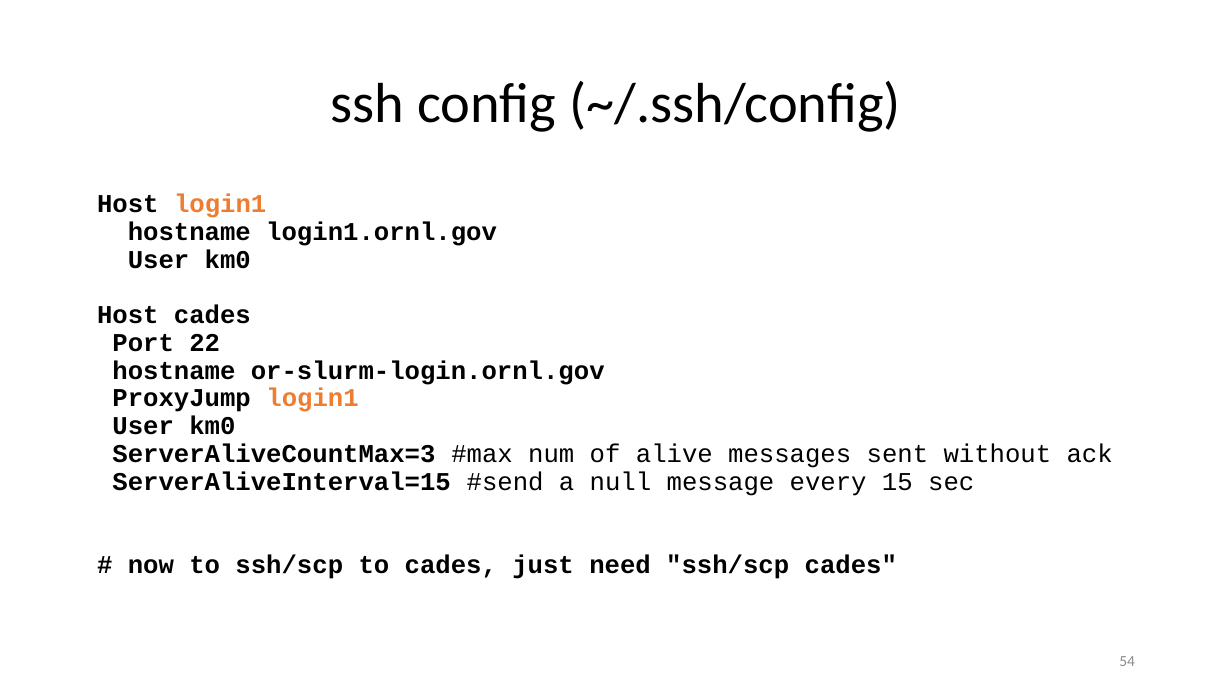
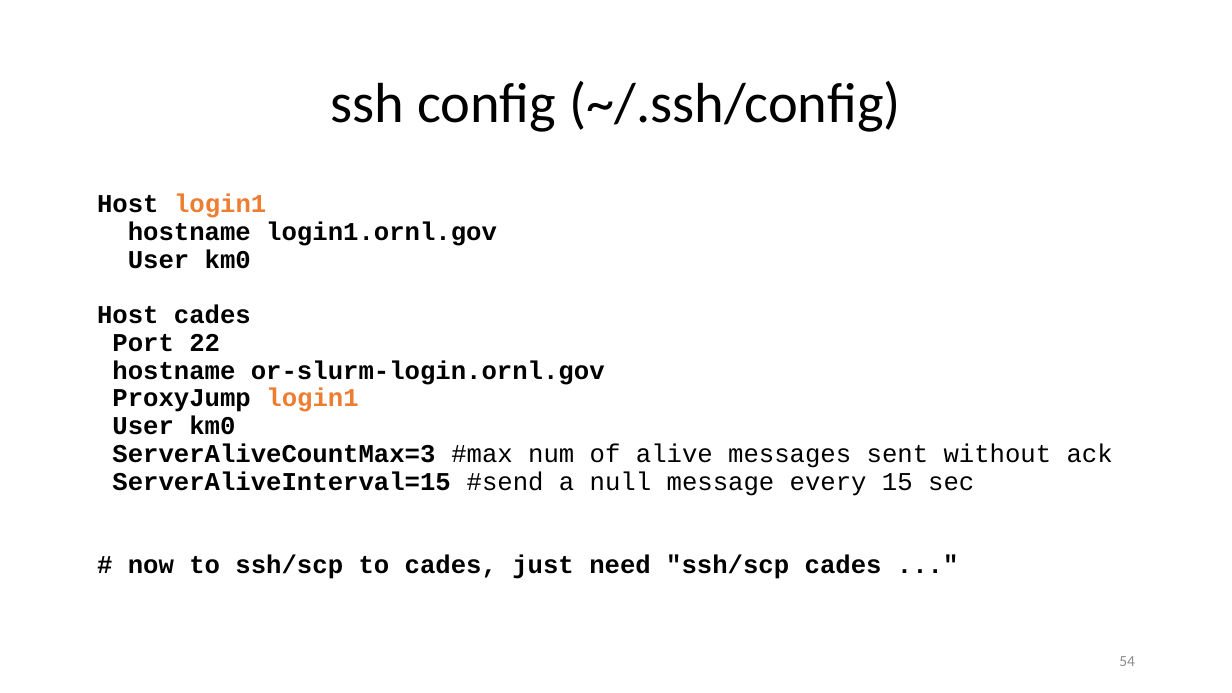
Before and after one commit to ketancmaheshwari/lisa19, a slide deck: slide 54 of lpt_LISA.pptx. Drawn at 1232x693 pixels with LibreOffice and Linux fonts; fonts in the diff are those of the drawing. Boxes give left, top, right and bottom in pixels: in the first picture for what was removed or moved away, otherwise in the second. Text is boxed around its words. In the diff, an @@ line names an element or a change of style, - is before the commit and + after.

```diff
--- a/lpt_LISA.pptx
+++ b/lpt_LISA.pptx
@@ text at (97, 193, 1113, 579): text changed @@
-Host login1
-hostname login1.ornl.gov
-User km0
-Host cades
-Port 22
-hostname or-slurm-login.ornl.gov
-ProxyJump login1
-User km0
-ServerAliveCountMax=3 #max num of alive messages sent without ack
-ServerAliveInterval=15 #send a null message every 15 sec
-# now to ssh/scp to cades, just need "ssh/scp cades"
+Host login1
+hostname login1.ornl.gov
+User km0
+Host cades
+Port 22
+hostname or-slurm-login.ornl.gov
+ProxyJump login1
+User km0
+ServerAliveCountMax=3 #max num of alive messages sent without ack
+ServerAliveInterval=15 #send a null message every 15 sec
+# now to ssh/scp to cades, just need "ssh/scp cades ..."
```
Also in this commit, not shown: 19 other slides changed, 1 other file.
